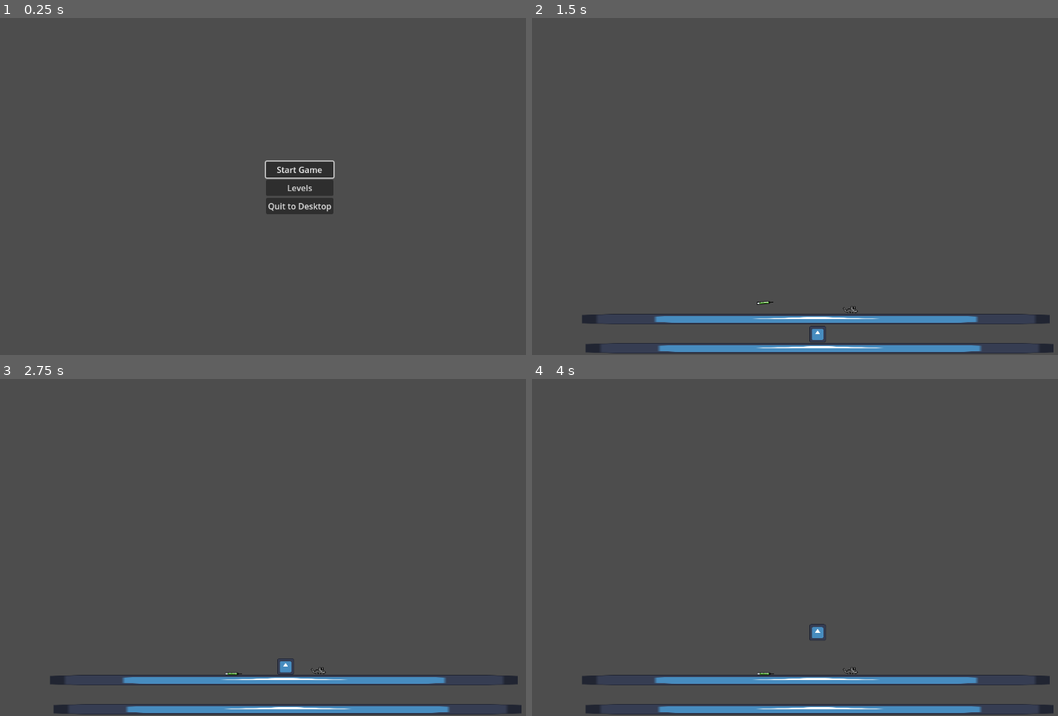
Above: before the commit, frames 1-4 (two rows, left to right).
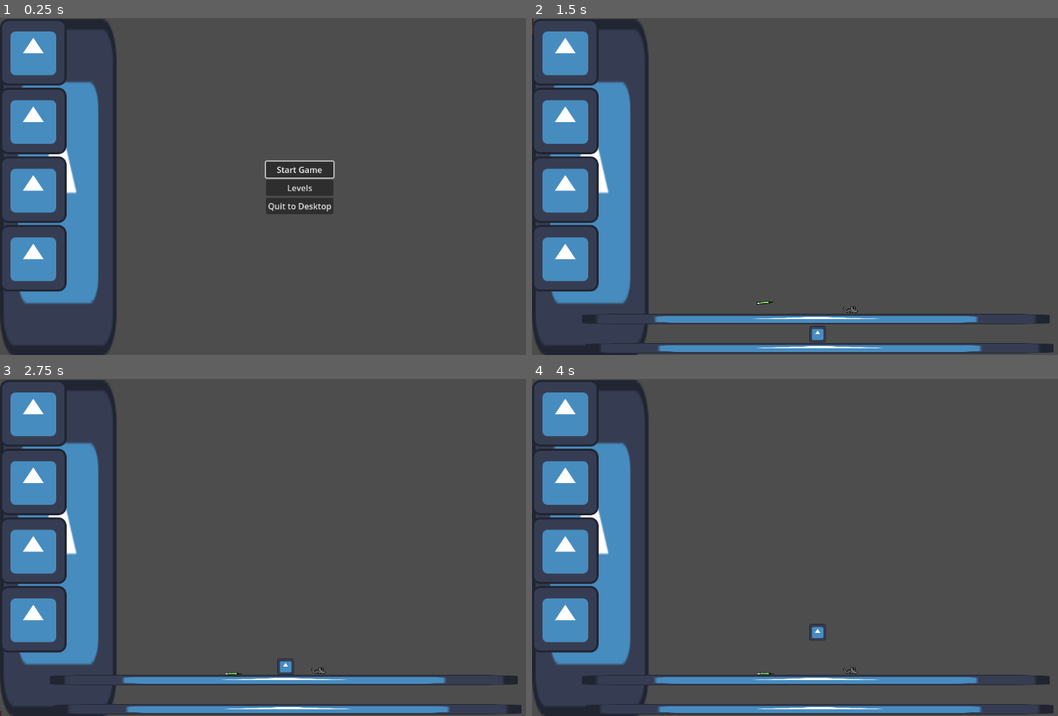
Above: after the commit, the same moments.

Repository: venajustin/GMTK2024
Game: Godot game, scene res://main.tscn
Two runs of this game, one before a commit and one after it. Both use one fixed random seed, a clock stepped at 60 frames per second and the inputs below. The engine's default icon, where the game draws it, is replaced by a stand-in: a white triangle on a blue panel in a dark square.
Inputs (mouse positions are in pixels of both pictures, inside the frame that each line leads up to):
- Up to frame 1 (0.25 s): no input
- Up to frame 2 (1.5 s): click "Start Game" at 0.5 s; tap Enter at 1.25 s; move the mouse to (963, 169) at 1.27 s; hold C (rotate_right, bound only after the commit) from 1.28 s (still down); hold Shift (rotate_modifier, bound only after the commit) from 1.28 s (still down); click (963, 169) at 1.42 s
- Up to frame 3 (2.75 s): keep holding C (rotate_right, bound only after the commit); tap Space (jump) at 1.52, 2, 2.27 s; move the mouse to (178, 564) at 2.02 s; release Shift (rotate_modifier, bound only after the commit) at 2.03 s; tap Shift (rotate_modifier, bound only after the commit) at 2.1 s; click (178, 564) at 2.17 s
- Up to frame 4 (4 s): move the mouse to (889, 473) at 2.77 s; release C (rotate_right, bound only after the commit) at 2.78 s; hold X (rotate_left, bound only after the commit) 2.78-3.53 s; hold Shift (rotate_modifier, bound only after the commit) 2.78-3.53 s; click (889, 473) at 2.92 s; tap Enter at 3.5 s; move the mouse to (800, 614) at 3.52 s; hold C (rotate_right, bound only after the commit) from 3.53 s (still down); tap Shift (rotate_modifier, bound only after the commit) at 3.6 s; click (800, 614) at 3.67 s; tap Space (jump) at 3.77 s

The runs differ from the first frame. In frame 1, 12% of the frame differs, in the area x 0-23%, y 0-100%; in frame 2, 12%; in frame 3, 12%; in frame 4, 12%.
Error after the commit: Cannot call method 'find_child' on a null value. (res://Scripts/prop_item.gd:20)

Commit message:
implement an inventory sidebar where items can be dragged off and back on

Diff:
--- /dev/null
+++ b/Levels/level_5.tscn
@@ -0,0 +1,3 @@
+[gd_scene format=3 uid="uid://bgui2wovgrgv2"]
+
+[node name="level5" type="Node2D"]
--- /dev/null
+++ b/Scenes/ControlProps/prop_item.tscn
@@ -0,0 +1,25 @@
+[gd_scene load_steps=4 format=3 uid="uid://0a752tdae7ey"]
+
+[ext_resource type="Texture2D" uid="uid://dibstbyxxrtje" path="res://Assets/icon.svg" id="1_2rnf7"]
+[ext_resource type="Script" path="res://Scripts/prop_item.gd" id="1_st276"]
+
+[sub_resource type="RectangleShape2D" id="RectangleShape2D_i6p7h"]
+size = Vector2(129, 128)
+
+[node name="TextureRect" type="TextureRect"]
+offset_left = -65.0
+offset_top = -68.0
+offset_right = 63.0
+offset_bottom = 60.0
+pivot_offset = Vector2(65, 68)
+texture = ExtResource("1_2rnf7")
+script = ExtResource("1_st276")
+
+[node name="Area2D" type="Area2D" parent="."]
+
+[node name="CollisionShape2D" type="CollisionShape2D" parent="Area2D"]
+position = Vector2(63.5, 64)
+shape = SubResource("RectangleShape2D_i6p7h")
+
+[connection signal="mouse_entered" from="." to="." method="_on_mouse_entered"]
+[connection signal="mouse_exited" from="." to="." method="_on_mouse_exited"]
--- a/Scenes/inventory.tscn
+++ b/Scenes/inventory.tscn
@@ -1,6 +1,7 @@
-[gd_scene load_steps=2 format=3 uid="uid://bpa6ptywoxxde"]
+[gd_scene load_steps=3 format=3 uid="uid://bpa6ptywoxxde"]
 
 [ext_resource type="Texture2D" uid="uid://dibstbyxxrtje" path="res://Assets/icon.svg" id="1_uc5v0"]
+[ext_resource type="PackedScene" uid="uid://0a752tdae7ey" path="res://Scenes/ControlProps/prop_item.tscn" id="2_dl5m4"]
 
 [node name="Inventory" type="Control"]
 layout_mode = 3
@@ -27,50 +28,14 @@
 [node name="VBoxContainer" type="VBoxContainer" parent="ScrollContainer"]
 layout_mode = 2
 
-[node name="TextureRect6" type="TextureRect" parent="ScrollContainer/VBoxContainer"]
+[node name="TextureRect" parent="ScrollContainer/VBoxContainer" instance=ExtResource("2_dl5m4")]
 layout_mode = 2
-size_flags_horizontal = 0
-size_flags_vertical = 0
-texture = ExtResource("1_uc5v0")
 
-[node name="TextureRect7" type="TextureRect" parent="ScrollContainer/VBoxContainer"]
+[node name="TextureRect2" parent="ScrollContainer/VBoxContainer" instance=ExtResource("2_dl5m4")]
 layout_mode = 2
-size_flags_horizontal = 0
-size_flags_vertical = 0
-texture = ExtResource("1_uc5v0")
 
-[node name="TextureRect8" type="TextureRect" parent="ScrollContainer/VBoxContainer"]
+[node name="TextureRect3" parent="ScrollContainer/VBoxContainer" instance=ExtResource("2_dl5m4")]
 layout_mode = 2
-size_flags_horizontal = 0
-size_flags_vertical = 0
-texture = ExtResource("1_uc5v0")
 
-[node name="TextureRect9" type="TextureRect" parent="ScrollContainer/VBoxContainer"]
+[node name="TextureRect4" parent="ScrollContainer/VBoxContainer" instance=ExtResource("2_dl5m4")]
 layout_mode = 2
-size_flags_horizontal = 0
-size_flags_vertical = 0
-texture = ExtResource("1_uc5v0")
-
-[node name="TextureRect10" type="TextureRect" parent="ScrollContainer/VBoxContainer"]
-layout_mode = 2
-size_flags_horizontal = 0
-size_flags_vertical = 0
-texture = ExtResource("1_uc5v0")
-
-[node name="TextureRect3" type="TextureRect" parent="ScrollContainer/VBoxContainer"]
-layout_mode = 2
-size_flags_horizontal = 0
-size_flags_vertical = 0
-texture = ExtResource("1_uc5v0")
-
-[node name="TextureRect4" type="TextureRect" parent="ScrollContainer/VBoxContainer"]
-layout_mode = 2
-size_flags_horizontal = 0
-size_flags_vertical = 0
-texture = ExtResource("1_uc5v0")
-
-[node name="TextureRect5" type="TextureRect" parent="ScrollContainer/VBoxContainer"]
-layout_mode = 2
-size_flags_horizontal = 0
-size_flags_vertical = 0
-texture = ExtResource("1_uc5v0")
--- a/Scenes/ladder.tscn
+++ b/Scenes/ladder.tscn
@@ -1,6 +1,6 @@
-[gd_scene load_steps=5 format=3 uid="uid://bcwk67ec57535"]
+[gd_scene load_steps=5 format=3 uid="uid://d3j4jujp0a7xf"]
 
-[ext_resource type="Texture2D" uid="uid://cahy1j02xtu6y" path="res://Assets/Ladder_32_64.png" id="1_76m17"]
+[ext_resource type="Texture2D" uid="uid://ds1omglyy86hk" path="res://Assets/Props/Ladder_32_64.png" id="1_ccm0h"]
 [ext_resource type="Script" path="res://Levels/ladderfix.gd" id="2_nim6k"]
 
 [sub_resource type="RectangleShape2D" id="RectangleShape2D_1ajkh"]
@@ -10,7 +10,6 @@
 size = Vector2(7, 64)
 
 [node name="ladder" type="RigidBody2D"]
-position = Vector2(895, 591)
 collision_layer = 2
 collision_mask = 6
 
@@ -18,7 +17,7 @@
 texture_filter = 1
 position = Vector2(0, -1.49999)
 scale = Vector2(1, 1.04687)
-texture = ExtResource("1_76m17")
+texture = ExtResource("1_ccm0h")
 
 [node name="Area2D" type="Area2D" parent="."]
 script = ExtResource("2_nim6k")
--- /dev/null
+++ b/Scenes/testitem.tscn
@@ -0,0 +1,15 @@
+[gd_scene load_steps=3 format=3 uid="uid://dod275p87rve"]
+
+[ext_resource type="Texture2D" uid="uid://dibstbyxxrtje" path="res://Assets/icon.svg" id="1_63mtq"]
+
+[sub_resource type="RectangleShape2D" id="RectangleShape2D_gu1sf"]
+size = Vector2(32, 32)
+
+[node name="RigidBody2D" type="RigidBody2D"]
+
+[node name="Sprite2D" type="Sprite2D" parent="."]
+scale = Vector2(0.25, 0.25)
+texture = ExtResource("1_63mtq")
+
+[node name="CollisionShape2D" type="CollisionShape2D" parent="."]
+shape = SubResource("RectangleShape2D_gu1sf")
--- /dev/null
+++ b/Scripts/prop_item.gd
@@ -0,0 +1,61 @@
+extends TextureRect
+
+@export var item_scene:PackedScene = null
+
+@onready var viewport:Viewport = get_viewport()
+@onready var px_size_div2:Vector2 = Vector2(texture.get_width(), texture.get_height()) / 2
+
+
+var held = false
+var mouse_hover = false
+
+@onready var arrangement:Control = get_tree().root.get_child(0).find_child("Arrangement")
+var inventory:Control = null
+var box: VBoxContainer = null
+var inventory_bound_right:int = 0
+
+# Called when the node enters the scene tree for the first time.
+func _ready():
+	inventory = get_tree().root.get_child(0).find_child("Inventory")
+	var inv_scr_cont:ScrollContainer = inventory.find_child("ScrollContainer")
+	inventory_bound_right = inv_scr_cont.size.x + inv_scr_cont.position.x
+	box = inventory.find_child("ScrollContainer").find_child("VBoxContainer")
+
+# Called every frame. 'delta' is the elapsed time since the previous frame.
+func _process(delta):
+
+	if Input.is_mouse_button_pressed( MOUSE_BUTTON_LEFT ):
+		if mouse_hover:
+			held = true
+			var parent = get_parent()
+			if parent.is_class("VBoxContainer"):
+				parent.remove_child(self)
+				arrangement.add_child(self)
+
+	else:
+		held = false
+		if position.x < inventory_bound_right:
+			arrangement.remove_child(self)
+			box.add_child(self)
+
+	if held:
+		position = viewport.get_mouse_position() - px_size_div2
+
+
+	if mouse_hover:
+		var scroll_axis = 0
+		scroll_axis += -1 if  Input.is_action_just_pressed("rotate_left") else 0
+		scroll_axis += 1 if Input.is_action_just_pressed( "rotate_right") else 0
+		scroll_axis *= 5 if Input.is_action_pressed("rotate_modifier") else 1
+		if scroll_axis != 0:
+			rotation += PI * .05 * scroll_axis
+
+
+func _on_mouse_entered():
+	if !Input.is_mouse_button_pressed(MOUSE_BUTTON_LEFT):
+		mouse_hover = true;
+
+
+func _on_mouse_exited():
+	if !Input.is_mouse_button_pressed(MOUSE_BUTTON_LEFT):
+		mouse_hover = false;
--- a/main.gd
+++ b/main.gd
@@ -22,7 +22,7 @@
 
 
 # Called every frame. 'delta' is the elapsed time since the previous frame.
-func _process(delta):
+func _process(_delta):
 	if Input.is_action_just_pressed("pause"):
 		if state == GameState.MENU:
 			get_tree().quit()
--- a/main.tscn
+++ b/main.tscn
@@ -6,6 +6,7 @@
 [ext_resource type="Texture2D" uid="uid://djibgwytmffec" path="res://Assets/loading-bar.png" id="3_ob3j7"]
 [ext_resource type="PackedScene" uid="uid://dkivowkb4lat3" path="res://Scenes/pause.tscn" id="3_ycesw"]
 [ext_resource type="Script" path="res://Scripts/CameraController.gd" id="4_knnbk"]
+[ext_resource type="PackedScene" uid="uid://bpa6ptywoxxde" path="res://Scenes/inventory.tscn" id="7_uxfe0"]
 
 [node name="Main" type="Node"]
 script = ExtResource("1_mrqci")
@@ -66,3 +67,11 @@
 [node name="Camera2D" type="Camera2D" parent="."]
 position = Vector2(576, 322)
 script = ExtResource("4_knnbk")
+
+[node name="Inventory" parent="." instance=ExtResource("7_uxfe0")]
+
+[node name="Arrangement" type="Control" parent="."]
+layout_mode = 3
+anchors_preset = 0
+offset_right = 40.0
+offset_bottom = 40.0
--- a/project.godot
+++ b/project.godot
@@ -62,6 +62,23 @@
 "events": [Object(InputEventKey,"resource_local_to_scene":false,"resource_name":"","device":-1,"window_id":0,"alt_pressed":false,"shift_pressed":false,"ctrl_pressed":false,"meta_pressed":false,"pressed":false,"keycode":0,"physical_keycode":32,"key_label":0,"unicode":32,"echo":false,"script":null)
 ]
 }
+rotate_right={
+"deadzone": 0.5,
+"events": [Object(InputEventKey,"resource_local_to_scene":false,"resource_name":"","device":-1,"window_id":0,"alt_pressed":false,"shift_pressed":false,"ctrl_pressed":false,"meta_pressed":false,"pressed":false,"keycode":0,"physical_keycode":67,"key_label":0,"unicode":99,"echo":false,"script":null)
+, Object(InputEventMouseButton,"resource_local_to_scene":false,"resource_name":"","device":-1,"window_id":0,"alt_pressed":false,"shift_pressed":false,"ctrl_pressed":false,"meta_pressed":false,"button_mask":0,"position":Vector2(0, 0),"global_position":Vector2(0, 0),"factor":1.0,"button_index":5,"canceled":false,"pressed":false,"double_click":false,"script":null)
+]
+}
+rotate_left={
+"deadzone": 0.5,
+"events": [Object(InputEventKey,"resource_local_to_scene":false,"resource_name":"","device":-1,"window_id":0,"alt_pressed":false,"shift_pressed":false,"ctrl_pressed":false,"meta_pressed":false,"pressed":false,"keycode":0,"physical_keycode":88,"key_label":0,"unicode":120,"echo":false,"script":null)
+, Object(InputEventMouseButton,"resource_local_to_scene":false,"resource_name":"","device":-1,"window_id":0,"alt_pressed":false,"shift_pressed":false,"ctrl_pressed":false,"meta_pressed":false,"button_mask":0,"position":Vector2(0, 0),"global_position":Vector2(0, 0),"factor":1.0,"button_index":4,"canceled":false,"pressed":false,"double_click":false,"script":null)
+]
+}
+rotate_modifier={
+"deadzone": 0.5,
+"events": [Object(InputEventKey,"resource_local_to_scene":false,"resource_name":"","device":-1,"window_id":0,"alt_pressed":false,"shift_pressed":false,"ctrl_pressed":false,"meta_pressed":false,"pressed":false,"keycode":0,"physical_keycode":4194325,"key_label":0,"unicode":0,"echo":false,"script":null)
+]
+}
 
 [rendering]
 
Not shown: 1 places in Levels/level1.tscn that only renumber resources
Not shown: 1 places in main.tscn that only renumber resources
Not shown, added: Scenes/ControlProps/pro97B5.tmp
